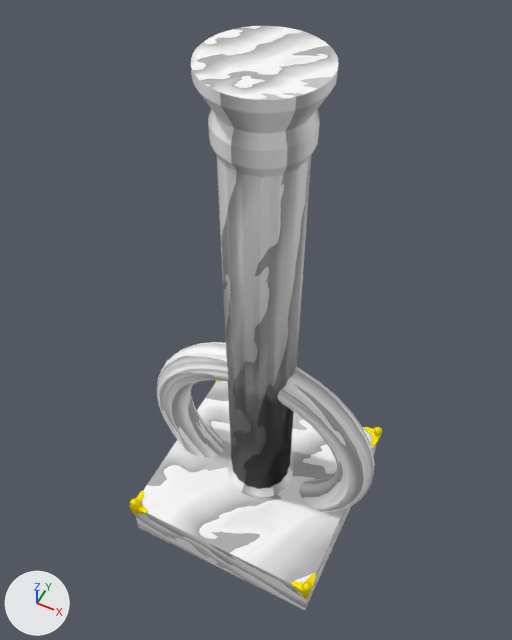
The FBX model Assets/Models/blocks.fbx: old version first, new version second.
Before and after are seen from a camera (50 mm lens) standing at (1.73, -3.57, 7.35) and looking at (-0.11, 0.11, 2.76). Every picture has the same lights, and +X, +Y and +Z are marked at lower left. Where no turn or scale is listed for an object, it has been applied to the vertices.

The older version as bpy lines, for what is in view:
```python
me_circlecolumn = bpy.data.meshes.new('CircleColumn')
me_circlecolumn.from_pydata(...)  # a torus around y (ring radius 1.02, tube radius 0.17) spanning x -1.2..1.2, y -0.18..0.18, z -2.0..0.4
me_circlecolumn.materials.append(mat_marble)  # picture img_marble_png
me_column = bpy.data.meshes.new('Column')
me_column.from_pydata(...)  # 384 vertices, 354 faces; spans x -0.44..0.44, y -0.44..0.44, z -2.0..3.24
me_column.materials.append(mat_marble)  # picture img_marble_png
me_corners_001 = bpy.data.meshes.new('Corners.001')
me_corners_001.from_pydata(...)  # 536 vertices, 584 faces; spans x -1.03..1.03, y -1.03..1.03, z 0.32..0.61
me_corners_001.materials.append(mat_material_001)  # yellow #ffef0b
ob_circlecolumn = bpy.data.objects.new('CircleColumn', me_circlecolumn)
ob_circlecolumn.location = (0.0, 0.0, 2.0)
ob_column = bpy.data.objects.new('Column', me_column)
ob_column.location = (0.0, 0.0, 2.0)
ob_corners = bpy.data.objects.new('Corners', me_corners_001)
ob_corners.location = (0.0, 0.0, 0.0)
# also in view: 'Cube' at (0.0, 0.0, 0.25)
```
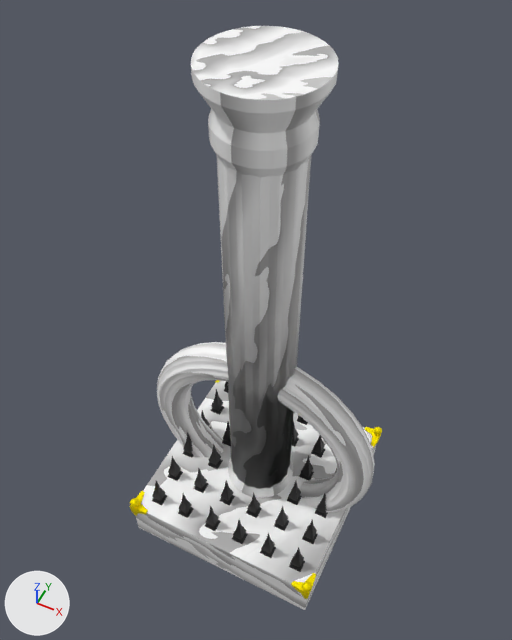
Commit message: Add spikes

Pixel boxes [x1, y1, x2, y2] of what changed, in the pictures (512 x 640 px):
'Thorns', added (black)
    after: [152, 381, 360, 572]

The change, as a list of edits to the scene's bpy script:
```text
Add mat_spikes:
    mat_spikes = principled_material('Spikes')
    mat_spikes.base_color = (0.0276, 0.0276, 0.0276)  # black #2e2e2e
    mat_spikes.metallic = 0.832
    mat_spikes.roughness = 0.595
Add me_thorns_001:
    me_thorns_001.from_pydata(...)  # 612 vertices, 612 faces; spans x -0.98..0.76, y -0.98..0.76, z 0.49..0.9
    me_thorns_001.materials.append(mat_spikes)  # black #2e2e2e
Add ob_thorns:
    ob_thorns = bpy.data.objects.new('Thorns', me_thorns_001)
    ob_thorns.location = (0.11, 0.11, 0.0)
```
